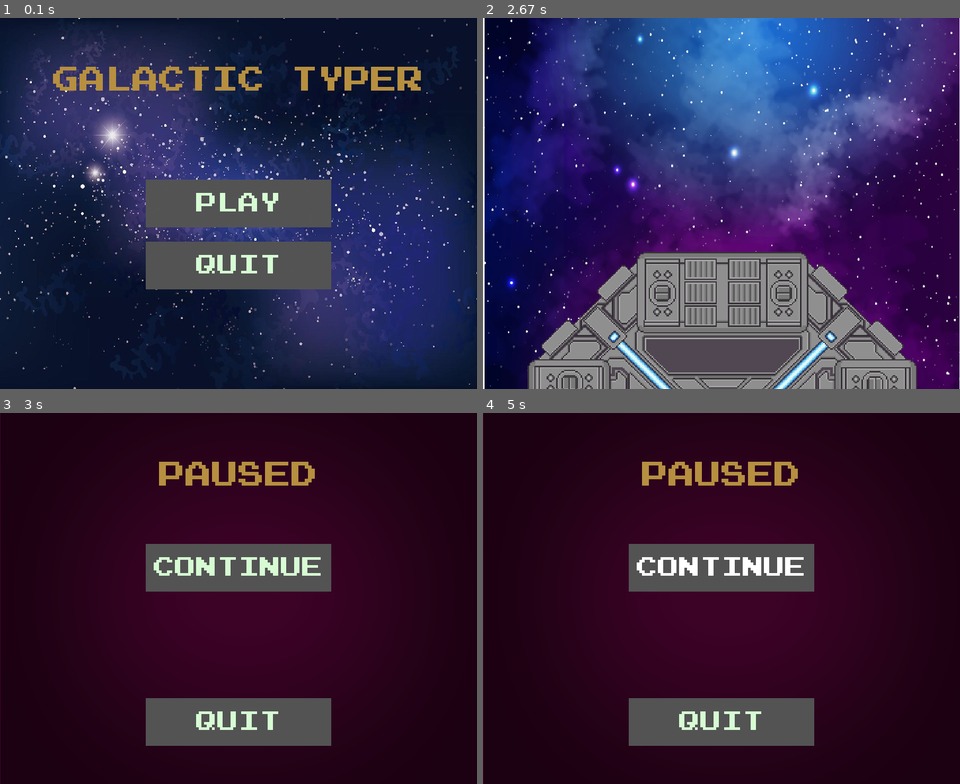
Above: before the commit, frames 1-4 (two rows, left to right).
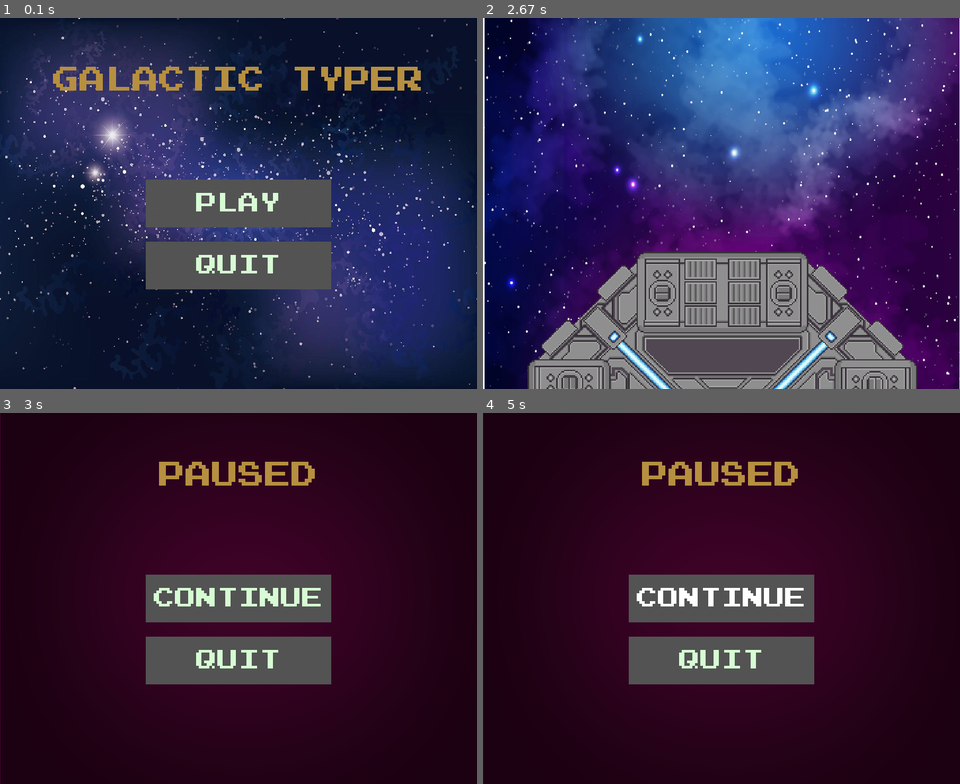
Above: after the commit, the same moments.

Repository: tylerdonison/CSE310-Seven-Up-Team-Project
Game: pygame game, started from main.py
Same seed, same stepped clock (60 frames per second), same inputs: the game is played once before the commit and once after it.
Inputs (mouse positions are in pixels of both pictures, inside the frame that each line leads up to):
- Up to frame 1 (0.1 s): no input
- Up to frame 2 (2.67 s): click (874, 192) at 0.38 s; click "PLAY" at 1.82 s; click "TYPING" at 2.15 s; click "EASY" at 2.48 s
- Up to frame 3 (3 s): tap Space at 2.77 s
- Up to frame 4 (5 s): click "CONTINUE" at 3.15 s; tap Enter at 3.43 s; tap Space at 4.87 s

Frames 1-2 are identical in both runs. In frame 3, 17% of the frame differs, in the area x 30-70%, y 35-90%; in frame 4, 17%.

Commit message:
Fixed mouse button issue with menu

Diff:
--- a/director.py
+++ b/director.py
@@ -44,13 +44,13 @@
             self.timer += 1
             display.draw_window()
             pygame.display.update()
+            # Event listeners
             for event in pygame.event.get():
                 if event.type == pygame.QUIT:
                     self.run = False
                 if event.type == pygame.KEYDOWN:
                     if event.key == pygame.K_SPACE:
-                # pause/unpause
-                ### Call pause function in menu ###
+                        # pause/unpause
                         self.pause = True
                         menu.pause_menu()
 
--- a/menu.py
+++ b/menu.py
@@ -70,18 +70,8 @@
         HARD = Button(image=pygame.image.load(os.path.join(ASSET_PATH, "Play Rect.png")), pos=(WIDTH/5 * 4, HEIGHT/6 * 2.5),
                             text_input="HARD", font=self._get_font(30), base_color="#d7fcd4", hovering_color="White", options_size=True)
 
-        # OPTIONS = (OPTIONS_BACK, EASY, MEDIUM, HARD)
-
-        # EASY = Button(image=pygame.image.load(os.path.join(ASSET_PATH, "Play Rect.png")), pos=(WIDTH/5, HEIGHT/6 * 2.5),
-        #                     text_input="EASY", font=self._get_font(30), base_color="#d7fcd4", hovering_color="White", options_size=True)
-
-        # MEDIUM = Button(image=pygame.image.load(os.path.join(ASSET_PATH, "Play Rect.png")), pos=(WIDTH/5 * 2.5, HEIGHT/6 * 2.5),
-        #                     text_input="MEDIUM", font=self._get_font(30), base_color="#d7fcd4", hovering_color="White", options_size=True)
-
-        # HARD = Button(image=pygame.image.load(os.path.join(ASSET_PATH, "Play Rect.png")), pos=(WIDTH/5 * 4, HEIGHT/6 * 2.5),
-        #                     text_input="HARD", font=self._get_font(30), base_color="#d7fcd4", hovering_color="White", options_size=True)
-
         OPTIONS = (OPTIONS_BACK, EASY, MEDIUM, HARD)
+
 
         while True:
             OPTIONS_MOUSE_POS = pygame.mouse.get_pos()
@@ -160,7 +150,7 @@
             pygame.display.update()
 
 
-    # This is the main menu
+    # This is the MAIN MENU
     def draw_window(self):
         WIN.blit(Menu.BG, (0, 0))
 
@@ -169,8 +159,6 @@
 
         PLAY_BUTTON = Button(image=pygame.image.load(os.path.join(ASSET_PATH, "Play Rect.png")), pos=(WIDTH/2, HEIGHT/6 * 3),
                             text_input="PLAY", font=self._get_font(40), base_color="#d7fcd4", hovering_color="White")
-        # OPTIONS_BUTTON = Button(image=pygame.image.load(os.path.join(ASSET_PATH, "Options Rect.png")), pos=(WIDTH/2, HEIGHT/6 * 3.75),
-        #                     text_input="OPTIONS", font=self._get_font(40), base_color="#d7fcd4", hovering_color="White")
         QUIT_BUTTON = Button(image=pygame.image.load(os.path.join(ASSET_PATH, "Quit Rect.png")), pos=(WIDTH/2, HEIGHT/6 * 4),
                             text_input="QUIT", font=self._get_font(40), base_color="#d7fcd4", hovering_color="White")
         BUTTONS = (PLAY_BUTTON, QUIT_BUTTON)
@@ -193,10 +181,6 @@
                         pygame.display.update()
                         return self.math_or_typing()
 
-                    # if OPTIONS_BUTTON.checkForInput(MENU_MOUSE_POS):
-                    #     # Clear screen
-                    #     pygame.display.update()
-                    #     self.options()
                     if QUIT_BUTTON.checkForInput(MENU_MOUSE_POS):
                         pygame.quit()
                         sys.exit()
@@ -212,9 +196,9 @@
         MENU_TEXT = self._get_font(50).render("PAUSED", True, "#b68f40")
         MENU_RECT = MENU_TEXT.get_rect(center=(WIDTH/2, HEIGHT/6))
 
-        CONTINUE_BUTTON = Button(image=pygame.image.load(os.path.join(ASSET_PATH, "Play Rect.png")), pos=(WIDTH/2, HEIGHT/6 * 2.5),
+        CONTINUE_BUTTON = Button(image=pygame.image.load(os.path.join(ASSET_PATH, "Play Rect.png")), pos=(WIDTH/2, HEIGHT/6 * 3),
                             text_input="CONTINUE", font=self._get_font(40), base_color="#d7fcd4", hovering_color="White")
-        QUIT_BUTTON = Button(image=pygame.image.load(os.path.join(ASSET_PATH, "Quit Rect.png")), pos=(WIDTH/2, HEIGHT/6 * 5),
+        QUIT_BUTTON = Button(image=pygame.image.load(os.path.join(ASSET_PATH, "Quit Rect.png")), pos=(WIDTH/2, HEIGHT/6 * 4),
                             text_input="QUIT", font=self._get_font(40), base_color="#d7fcd4", hovering_color="White")
         BUTTONS = (CONTINUE_BUTTON, QUIT_BUTTON)
 
